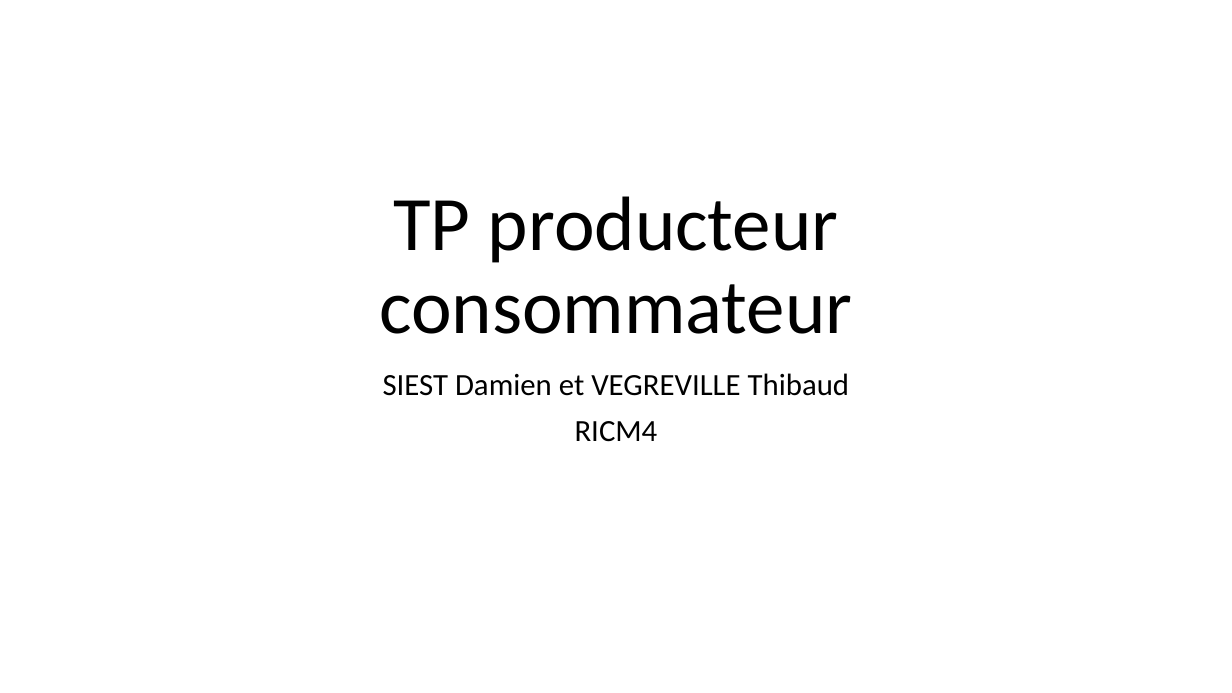
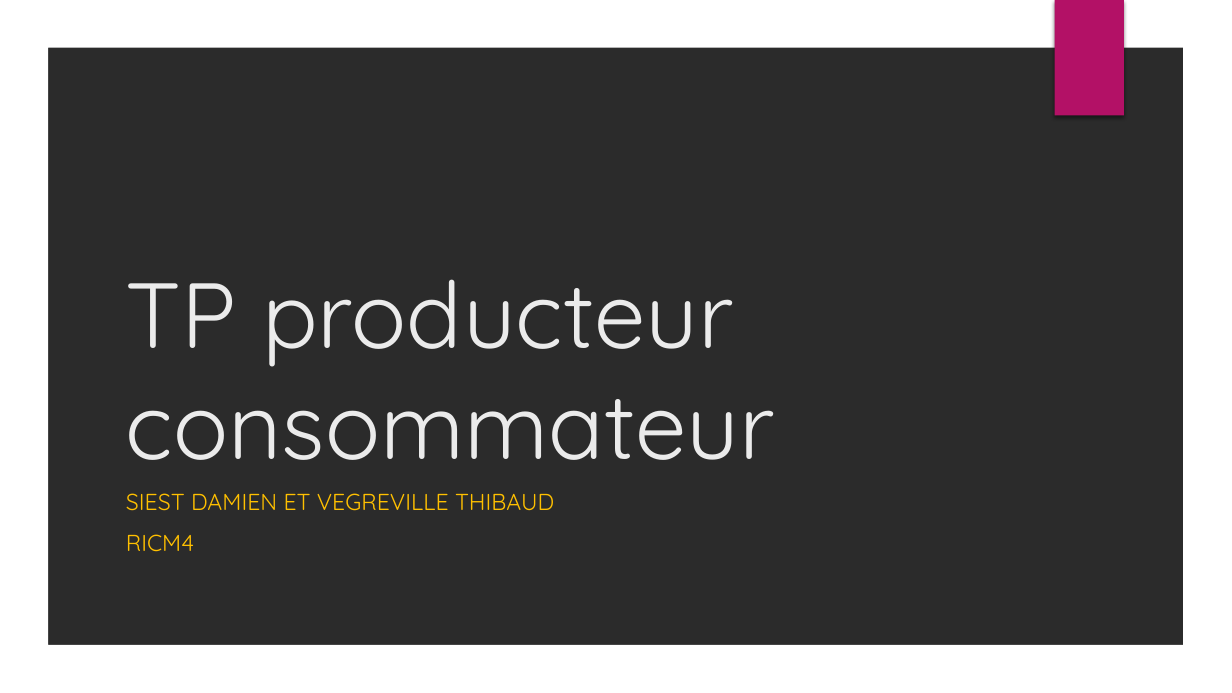
Before and after one commit to ASGdev/TP, a slide deck: slide 1 of System/TP-PTC/TP producteur consommateur.pptx. Drawn at 1232x693 pixels with LibreOffice and Linux fonts; fonts in the diff are those of the drawing; background and template pictures are left out; a plain dark background stands for a picture behind light text. Boxes give left, top, right and bottom in pixels: in the first picture for what was removed or moved away, otherwise in the second. Text is boxed around its words. In the diff, an @@ line names an element or a change of style, - is before the commit and + after.

```diff
--- a/System/TP-PTC/TP producteur consommateur.pptx
+++ b/System/TP-PTC/TP producteur consommateur.pptx
@@ background #FFFFFF to picture (left out) @@
@@ freeform shape added at (0,0,1232,693), fill #FFFFFF @@
@@ rectangle added at (1055,0,1124,116), fill #B31166 @@
@@ title "TP producteur consommateur": place and size @@
-title "TP producteur consommateur" at (379,196,852,334)
+title "TP producteur consommateur" at (126,279,775,460)
@@ title "TP producteur consommateur" at (126,279,775,460): size 60 to 72 pt, font Calibri to Quicksand, text colour #000000 to #EBEBEB; alignment centre to left; line spacing 0.9 to 1 @@
@@ subtitle "SIEST DAMIEN ET VEGREVILLE THIBAUD": place and size @@
-subtitle "SIEST DAMIEN ET VEGREVILLE THIBAUD" at (383,373,849,442)
+subtitle "SIEST DAMIEN ET VEGREVILLE THIBAUD" at (126,493,554,552)
@@ subtitle at (126,493,554,511): text changed; size 24 to 18 pt; font Calibri to Quicksand; text colour #000000 to #FFC000 @@
-SIEST Damien et VEGREVILLE Thibaud
+SIEST DAMIEN ET VEGREVILLE THIBAUD
@@ subtitle at (126,534,194,552): size 24 to 18 pt, font Calibri to Quicksand, text colour #000000 to #FFC000 in "RICM4"; alignment centre to left; line spacing 0.9 to 1 @@
```
Also in this commit, not shown: 5 other slides changed, 1 other file.
